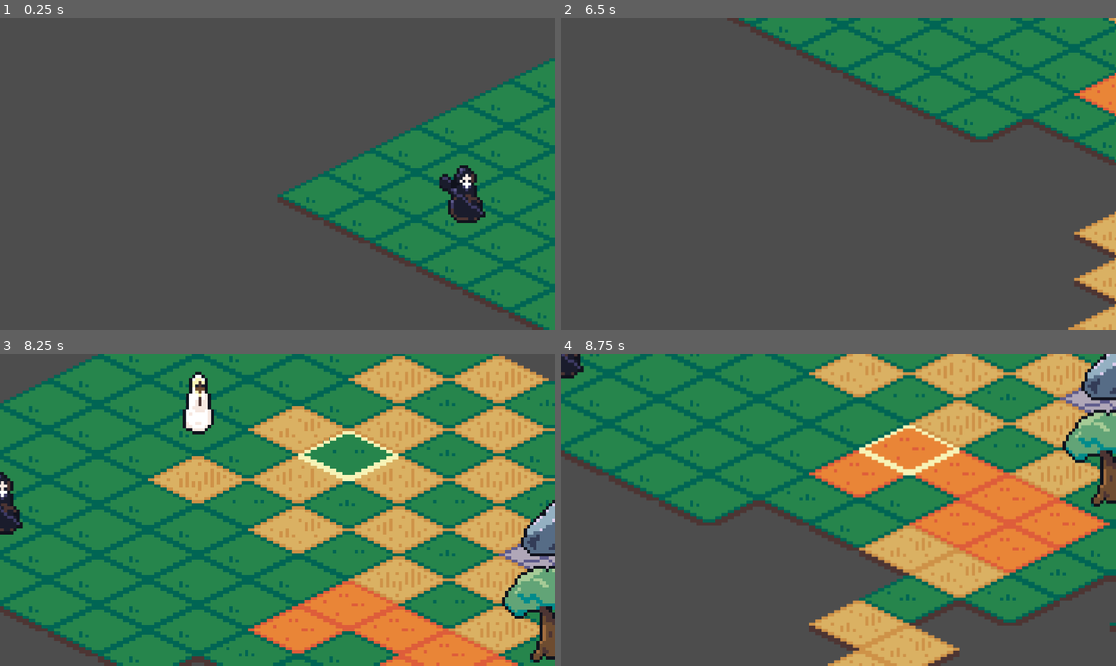
Above: before the commit, frames 1-4 (two rows, left to right).
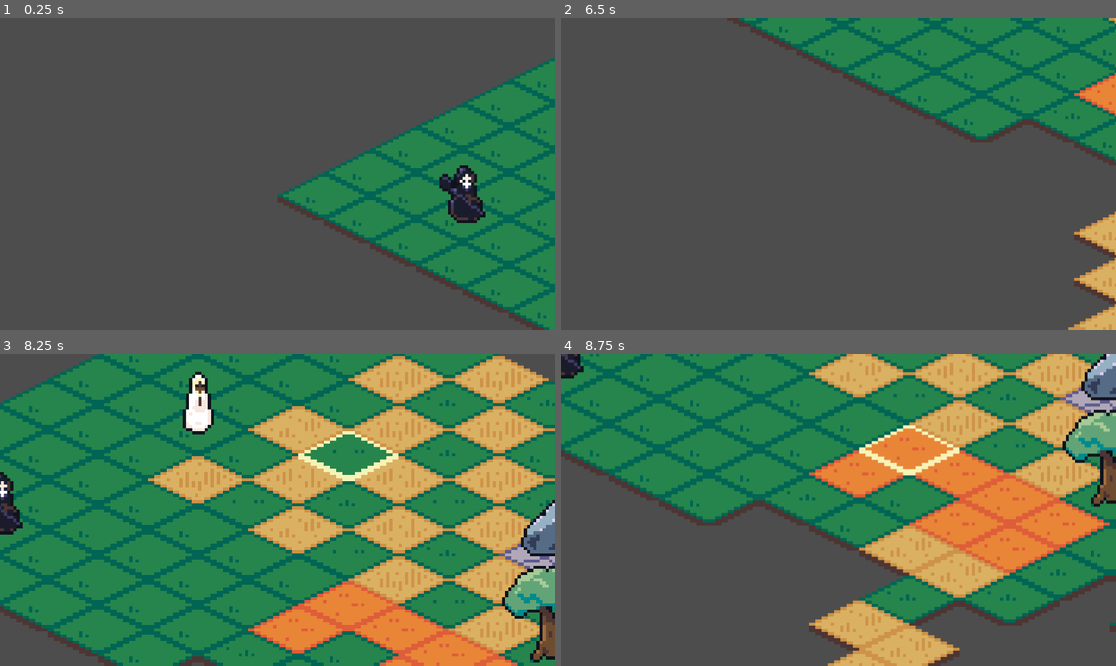
Above: after the commit, the same moments.

Repository: BixbyRamone/RPG_Attempt_2
Game: Godot game, scene res://Scenes/Worlds/gameboard.tscn
Same seed, same stepped clock (60 frames per second), same inputs: the game is played once before the commit and once after it.
Inputs (mouse positions are in pixels of both pictures, inside the frame that each line leads up to):
- Up to frame 1 (0.25 s): no input
- Up to frame 2 (6.5 s): tap Enter (ui_accept) at 0.5, 0.77, 1.52, 3.02, 3.77, 4.52, 6.02 s; move the mouse to (960, 158) at 0.52 s; hold Right (ui_right) 0.53-1.28 s; tap E (zoom_in) every 1.5 s from 0.6 to 5.1 s; click (960, 158) at 0.67 s; move the mouse to (727, 189) at 1.27 s; hold Down (ui_down) 1.28-2.03 s; tap Q (zoom_out) every 1.5 s from 1.35 to 5.85 s; move the mouse to (894, 105) at 2.02 s; hold Right (ui_right) 2.03-2.78 s; move the mouse to (810, 236) at 2.77 s; hold Up (ui_up) 2.78-3.53 s; click (810, 236) at 2.92 s; move the mouse to (1005, 220) at 3.52 s; hold Left (ui_left) 3.53-5.03 s; move the mouse to (672, 127) at 4.27 s; move the mouse to (866, 174) at 5.02 s; hold Down (ui_down) 5.03-5.78 s; click (866, 174) at 5.17 s; move the mouse to (755, 96) at 5.77 s; hold Right (ui_right) from 5.78 s (still down)
- Up to frame 3 (8.25 s): move the mouse to (399, 494) at 6.52 s; release Right (ui_right) at 6.53 s; hold Up (ui_up) 6.53-7.28 s; tap E (zoom_in) at 6.6, 8.1 s; tap Enter (ui_accept) at 6.77, 7.52 s; move the mouse to (166, 525) at 7.27 s; hold Right (ui_right) 7.28-8.03 s; tap Q (zoom_out) at 7.35 s; click (166, 525) at 7.42 s; move the mouse to (333, 441) at 8.02 s; hold Down (ui_down) from 8.03 s (still down)
- Up to frame 4 (8.75 s): keep holding Down (ui_down)

Frames 1-2 are identical in both runs. In frame 3, 0.1% of the frame differs, in the area x 50-99%, y 1-100%; in frame 4, nothing differs.

Commit message:
art updates

Diff:
--- /dev/null
+++ b/AttackScripts/ranger.tres
@@ -0,0 +1,6 @@
+[gd_resource type="Resource" script_class="RangerAbility" load_steps=2 format=3 uid="uid://b60spgirfrww4"]
+
+[ext_resource type="Script" path="res://AttackScripts/ranger.gd" id="1_dfrau"]
+
+[resource]
+script = ExtResource("1_dfrau")
--- a/Scenes/Worlds/level.tscn
+++ b/Scenes/Worlds/level.tscn
@@ -11,6 +11,8 @@
 [ext_resource type="Resource" uid="uid://3anogo8lmw8h" path="res://Stats/rocks.tres" id="8_uwoqr"]
 [ext_resource type="Resource" uid="uid://c2g2msp0gvf4v" path="res://Stats/laborer.tres" id="9_wscxq"]
 [ext_resource type="Resource" uid="uid://d0tr8vpwdl6yb" path="res://Stats/cleric.tres" id="10_qxch2"]
+[ext_resource type="Resource" uid="uid://d5xu2a7tyclf" path="res://Stats/ranger.tres" id="12_dl5u1"]
+[ext_resource type="Resource" uid="uid://b60spgirfrww4" path="res://AttackScripts/ranger.tres" id="13_cjxh4"]
 
 [sub_resource type="TileSetAtlasSource" id="TileSetAtlasSource_spikk"]
 texture = ExtResource("1_ltq5d")
@@ -117,4 +119,9 @@
 stats = ExtResource("10_qxch2")
 ability = ExtResource("8_m68dy")
 
+[node name="Unit8" parent="PreplacedUnits" instance=ExtResource("4_db3dp")]
+position = Vector2(289, 79)
+stats = ExtResource("12_dl5u1")
+ability = ExtResource("13_cjxh4")
+
 [connection signal="timeout" from="Timer" to="." method="_on_timer_timeout"]
Binary file changed: Assets/Tiles/small_ground_tiles.png
Not shown: 1 places in Scenes/Worlds/level.tscn that only renumber resources
